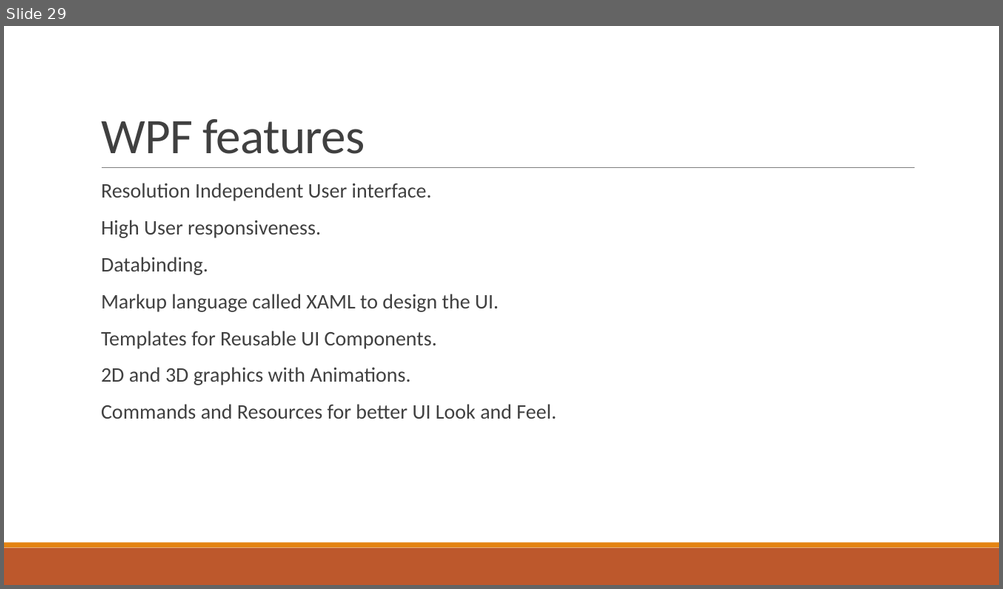
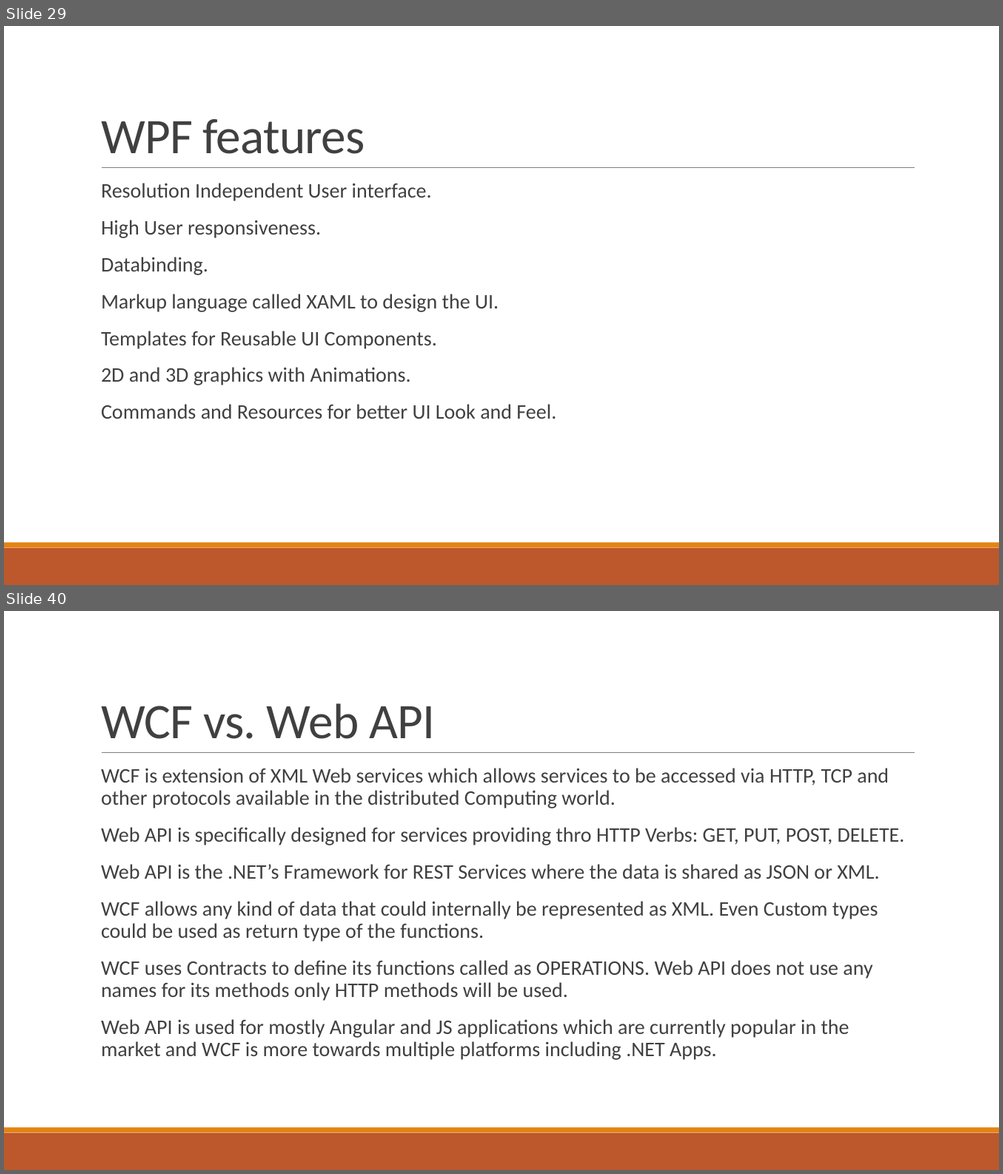
Before and after one commit to phani-rajbn/SiemensAug19, a slide deck: NET Training.pptx. Shown one above the other, each under a label of ours: slide 29 before the commit, slides 29 and 40 after it; the slides between them are not shown. The pictures are 1003x589 and 1003x1174 pixels, drawn with LibreOffice and Linux fonts; fonts in the diff are those of the drawing. Boxes give left, top, right and bottom in pixels: in the first picture for what was removed or moved away, otherwise in the second. Text is boxed around its words. In the diff, an @@ line names an element or a change of style, - is before the commit and + after.

```diff
--- a/NET Training.pptx
+++ b/NET Training.pptx
@@ slide 40 added at bbox=[4, 611, 999, 1170], background #FFFFFF; not listed: 3 template elements that a slide beside it also shows @@
@@ title added at bbox=[101, 703, 435, 739], 48 pt, text #404040 @@
+WCF vs. Web API
@@ text added at bbox=[101, 768, 905, 1060], 20 pt, text #404040 @@
+  WCF is extension of XML Web services which allows services to be accessed via HTTP, TCP and other protocols available in the distributed Computing world.
+  Web API is specifically designed for services providing thro HTTP Verbs: GET, PUT, POST, DELETE.
+  Web API is the .NET’s Framework for REST Services where the data is shared as JSON or XML.
+  WCF allows any kind of data that could internally be represented as XML. Even Custom types could be used as return type of the functions.
+  WCF uses Contracts to define its functions called as OPERATIONS. Web API does not use any names for its methods only HTTP methods will be used.
+  Web API is used for mostly Angular and JS applications which are currently popular in the market and WCF is more towards multiple platforms including .NET Apps.
```
Also in this commit, not shown: 16 other slides added.
